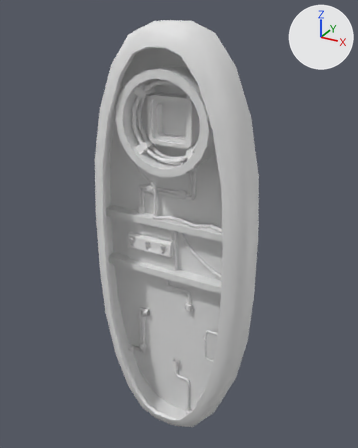
An edit to the FBX model AlienEscape/Assets/Assets/Meshes/Armoire.fbx, drawn before and after from the same camera.
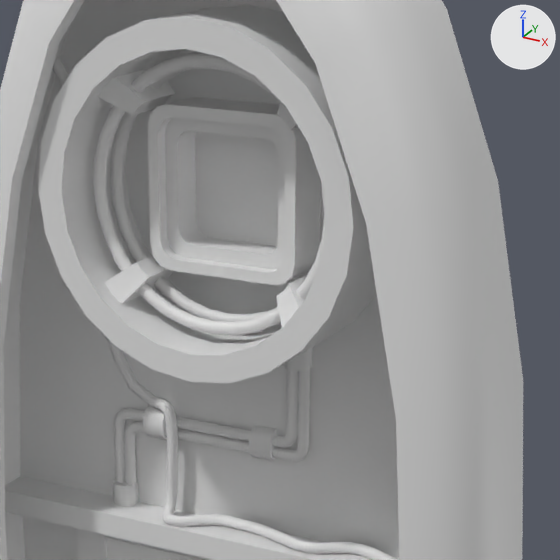
There are two pictures of each version: one whole from a camera (50 mm lens) standing at (1.309, -2.151, 1.341) and looking at (0.011, 0.209, 0.16), one close up on the part from 29% to 75% of the width and 14% to 51% of the height. Lighting does not change. The marker at upper right points along +X, +Y and +Z. Where no turn or scale is listed for an object, it has been applied to the vertices.

In view in the first close-up: 'Corp'.
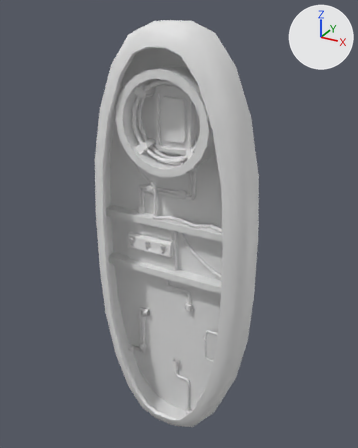
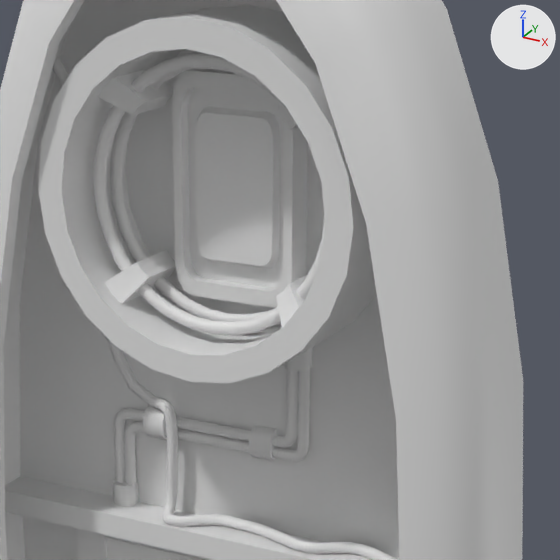
Where the newer file only moved an object's origin or applied its transform, the numbers keep the older frame.

Edits to the bpy script that builds the scene:
```text
Change me_plane_002:
    used by ob_corp; location = (0.0, 0.0, 0.0)
    remove me_plane_002.from_pydata(...)  # 2688 vertices, 2399 faces; spans x -0.5..0.5, y 0.0..0.22, z -1.27..1.27
    add me_plane_002.from_pydata(...)  # 2688 vertices, 2381 faces; spans x -0.5..0.5, y 0.0..0.25, z -1.27..1.27
    me_plane_002 part 1
    8 faces are deleted
    9 vertices in x -0.13..-0.07, y 0.12..0.21, z 0.86..0.88 move by (0.02, 0.04, 0.03)
    9 vertices in x 0.07..0.13, y 0.12..0.21, z 0.86..0.88 move by (-0.02, 0.04, 0.03)
    7 vertices in x -0.11..-0.07, y 0.12..0.14, z 0.68..0.7 move by (0.02, 0.04, -0.03)
    7 vertices in x 0.07..0.11, y 0.12..0.14, z 0.68..0.7 move by (-0.02, 0.04, -0.03)
    6 vertices in x -0.13..-0.1, y 0.12..0.21, z 0.65..0.69 move by (0.02, 0.04, -0.04)
    6 vertices in x 0.1..0.13, y 0.12..0.21, z 0.65..0.69 move by (-0.02, 0.04, -0.04)
    52 vertices move from x -0.13..0.13, y 0.12..0.21, z 0.65..0.91 to x -0.1..0.1, y 0.16..0.25, z 0.6..0.96
```

Pixel boxes (x1, y1, x2, y2) of what changed, in the close-ups (560 x 560 px):
part 1 of me_plane_002, cut back
    before: (147, 97, 321, 285)
    after: (172, 68, 307, 308)
